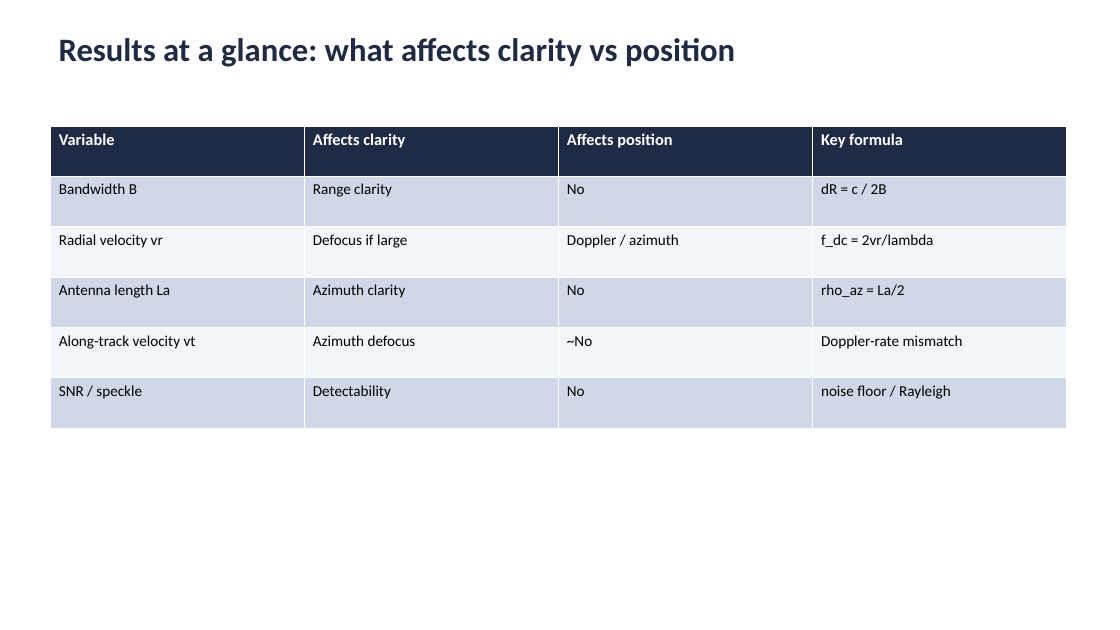
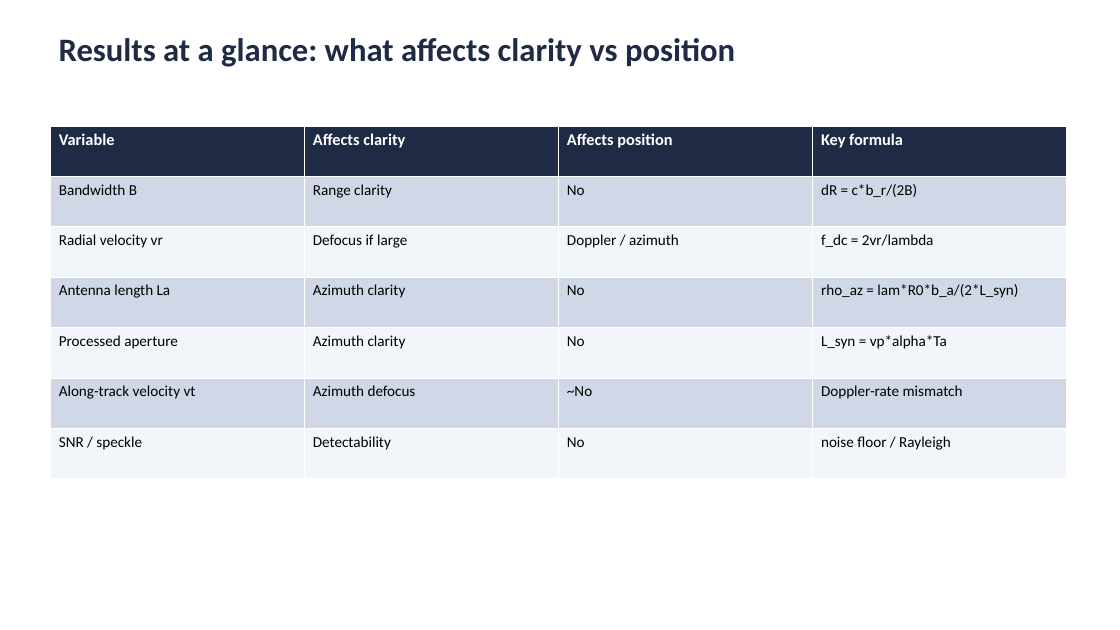
Before and after one commit to notmaineyy/range_doppler, a slide deck: slide 13 of task1_slides.pptx (slide 12 before the commit). Drawn at 1120x630 pixels with LibreOffice and Linux fonts; fonts in the diff are those of the drawing. Boxes give left, top, right and bottom in pixels: in the first picture for what was removed or moved away, otherwise in the second. Text is boxed around its words. In the diff, an @@ line names an element or a change of style, - is before the commit and + after.

```diff
--- a/task1_slides.pptx
+++ b/task1_slides.pptx
@@ table at [50,126,1065,479] @@
-row 2, column 4: dR = c / 2B
+row 2, column 4: dR = c*b_r/(2B)
-row 4: Antenna length La | Azimuth clarity | No | rho_az = La/2
+row 4: Antenna length La | Azimuth clarity | No | rho_az = lam*R0*b_a/(2*L_syn)
+row 5: Processed aperture | Azimuth clarity | No | L_syn = vp*alpha*Ta
```
Also in this commit, not shown: 7 other slides changed, 1 slide added, 17 other files.
